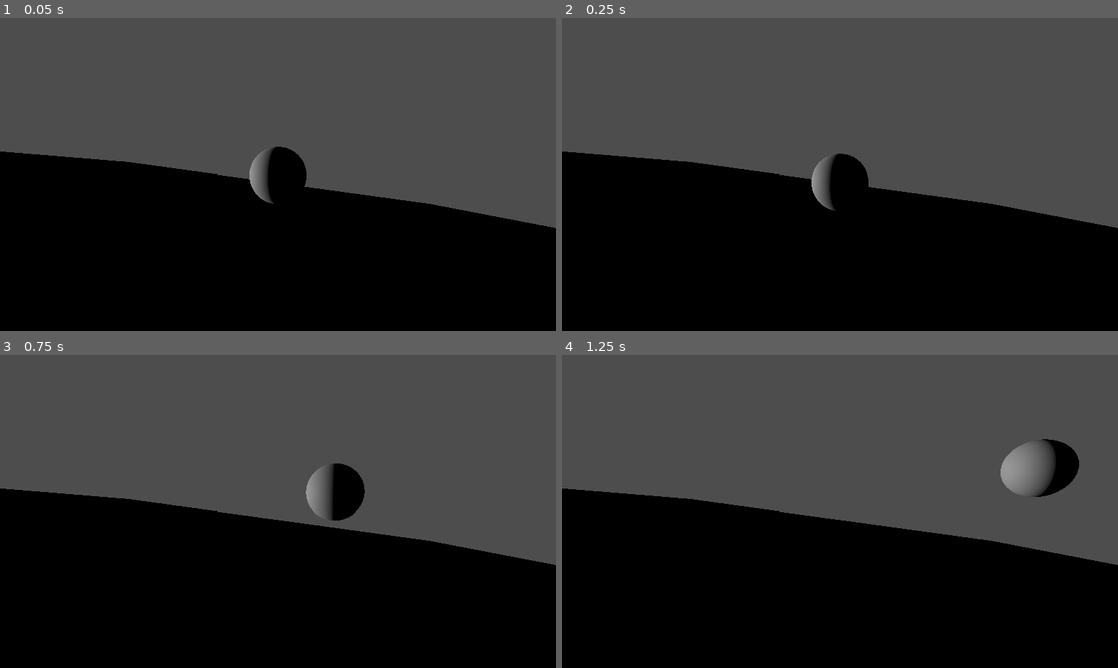
Above: before the commit, frames 1-4 (two rows, left to right).
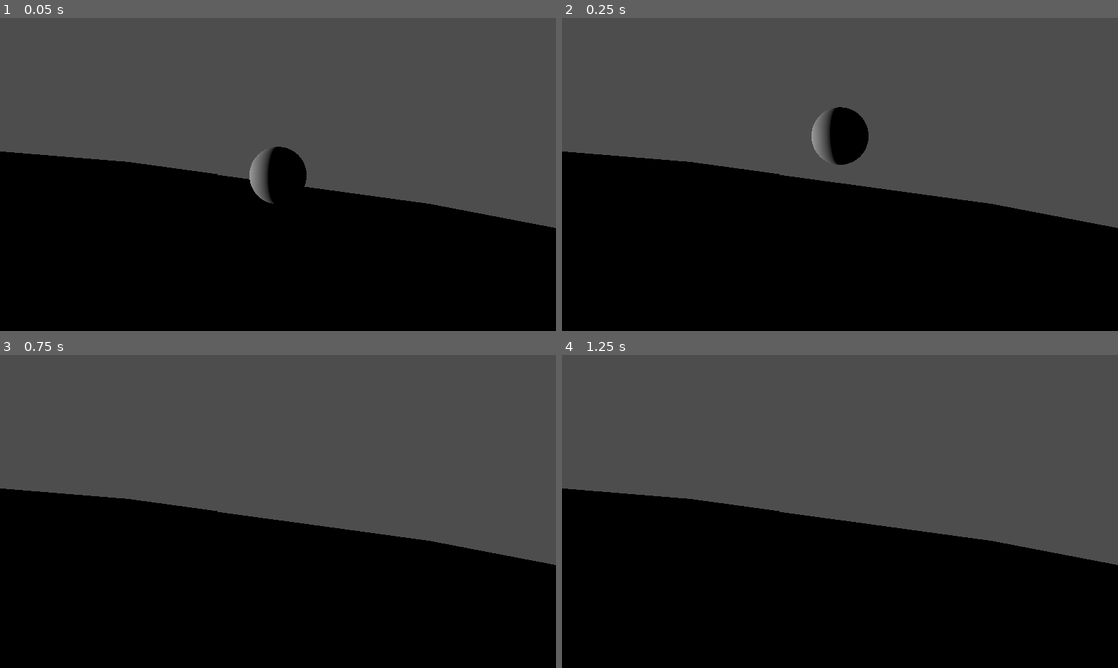
Above: after the commit, the same moments.

Repository: boredchef/bounce-back
Game: Godot game, scene res://Function Scenes (Menu, UI, etc)/sandbox.tscn
Same seed, same stepped clock (60 frames per second), same inputs: the game is played once before the commit and once after it. This scene is started directly instead of the project's main scene.
Inputs:
- Up to frame 1 (0.05 s): no input
- Up to frame 2 (0.25 s): no input
- Up to frame 3 (0.75 s): hold D (Right) from 0.53 s (still down); tap Space (Jump) at 0.6 s
- Up to frame 4 (1.25 s): keep holding D (Right); tap Space (Jump) at 0.77, 1.07 s

Frame 1 is identical in both runs. In frame 2, 1.9% of the frame differs, in the area x 44-56%, y 28-62%; in frame 3, 1.2%; in frame 4, 1.5%.

Commit message:
May be a bomb

Diff:
--- a/bounce-back/Elements/Player/character_body_3d.gd
+++ b/bounce-back/Elements/Player/character_body_3d.gd
@@ -2,18 +2,19 @@
 
 
 const SPEED = 5.0
-const JUMP_VELOCITY = 4.5
-
+const JUMP_VELOCITY = 3
+var BOUNCES = 20
+var prev_on_floor = false
 
 func _physics_process(delta: float) -> void:
 	print(position)
 	# Add the gravity.
 	if not is_on_floor():
 		velocity += get_gravity() * delta
-
-	# Handle jump.
-	if Input.is_action_just_pressed("Jump") and is_on_floor():
-		velocity.y = JUMP_VELOCITY
+	if is_on_floor():
+		velocity.y += BOUNCES / 2
+		BOUNCES -= 1
+		GameController.jumps_remaining = BOUNCES
 
 	# Get the input direction and handle the movement/deceleration.
 	# As good practice, you should replace UI actions with custom gameplay actions.
